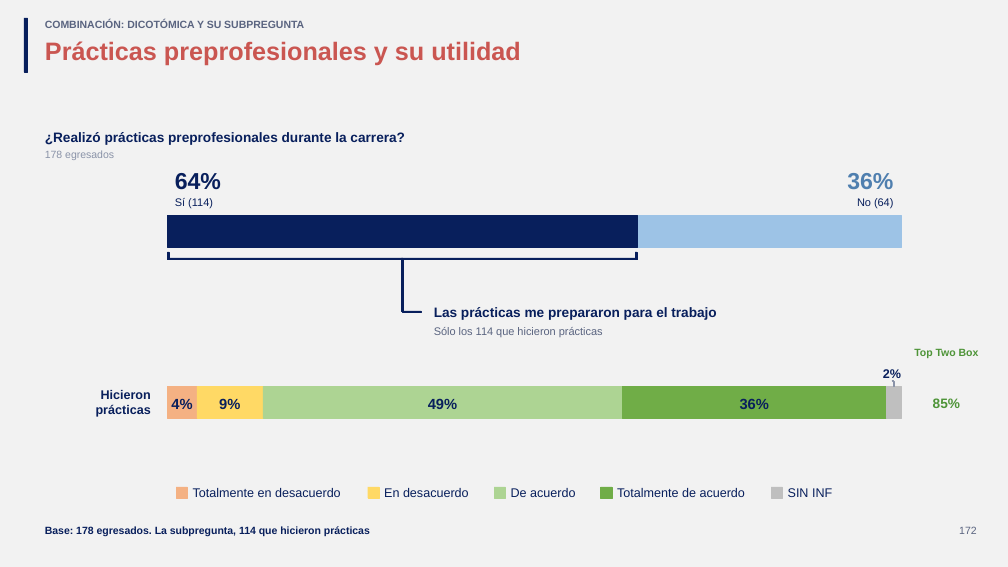
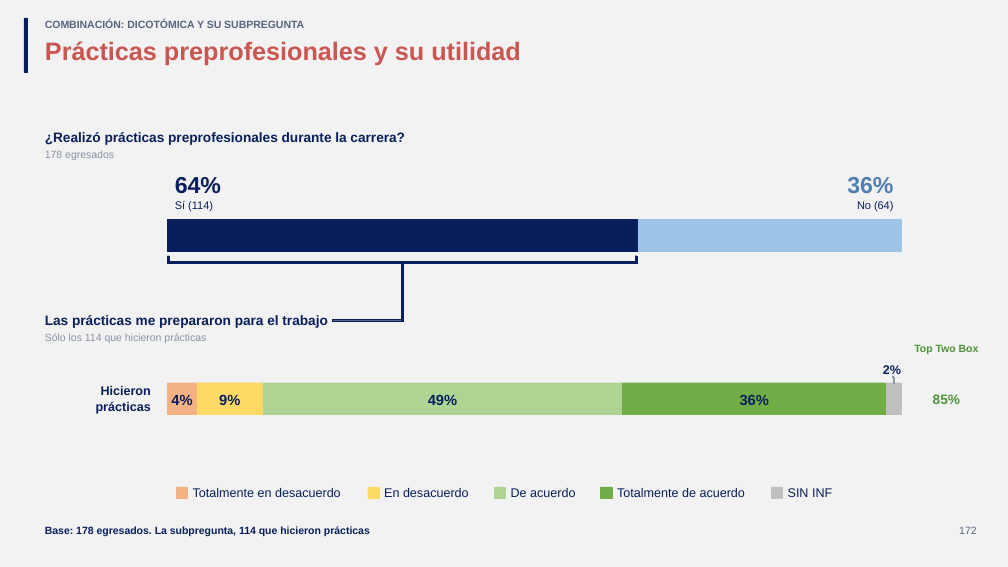
Before and after one commit to GonzaloAlmendariz/prosecnur-app, a slide deck: slide 172 of docs/qa/motor-ppt-2026-10-06/4-recetario/recetario-moderna.pptx. Drawn at 1008x567 pixels with LibreOffice and Linux fonts; fonts in the diff are those of the drawing; background and template pictures are left out. Boxes give left, top, right and bottom in pixels: in the first picture for what was removed or moved away, otherwise in the second. Text is boxed around its words. In the diff, an @@ line names an element or a change of style, - is before the commit and + after.

```diff
--- a/docs/qa/motor-ppt-2026-10-06/4-recetario/recetario-moderna.pptx
+++ b/docs/qa/motor-ppt-2026-10-06/4-recetario/recetario-moderna.pptx
@@ 5 rectangles, 2 texts: place and size @@
-5 rectangles, 2 texts at box(167, 173, 901, 259)
+5 rectangles, 2 texts at box(167, 177, 901, 263)
@@ rectangle: place and size @@
-rectangle at box(402, 258, 403, 312)
+rectangle at box(402, 262, 403, 320)
@@ text "Las prácticas me prepararon para ...": place and size @@
-text "Las prácticas me prepararon para ..." at box(434, 307, 716, 320)
+text "Las prácticas me prepararon para ..." at box(45, 315, 327, 328)
@@ text "Sólo los 114 que hicieron ...": place and size @@
-text "Sólo los 114 que hicieron ..." at box(434, 327, 603, 337)
+text "Sólo los 114 que hicieron ..." at box(45, 333, 206, 343)
@@ text "Sólo los 114 que hicieron ..." at box(45, 333, 206, 343): size 10.5 to 10 pt, text colour #5A6480 to #8A93A8 @@
@@ rectangle: place and size @@
-rectangle at box(402, 311, 421, 312)
+rectangle at box(332, 319, 403, 321)
@@ 8 texts, 7 rectangles: place and size @@
-8 texts, 7 rectangles at box(96, 349, 979, 418)
+8 texts, 7 rectangles at box(96, 345, 979, 414)
```
Also in this commit, not shown: 3 other slides changed, 8 other files.
